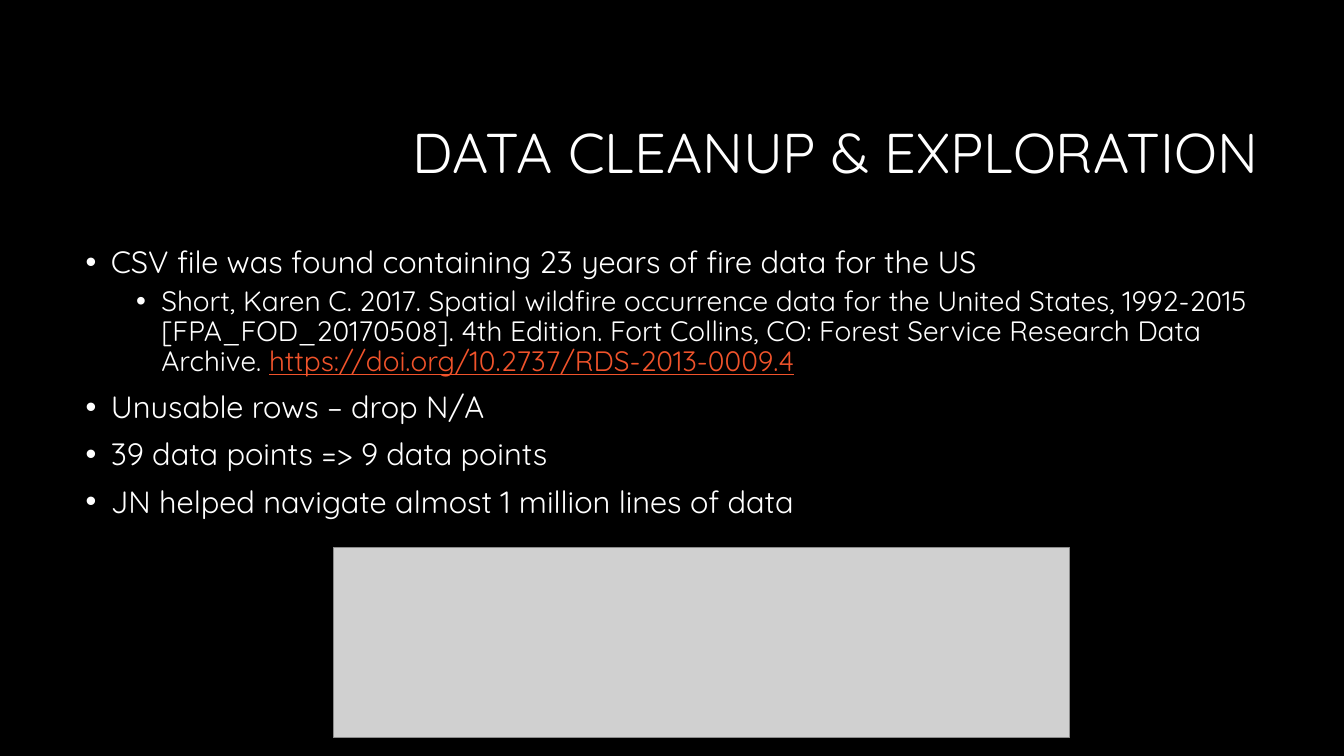
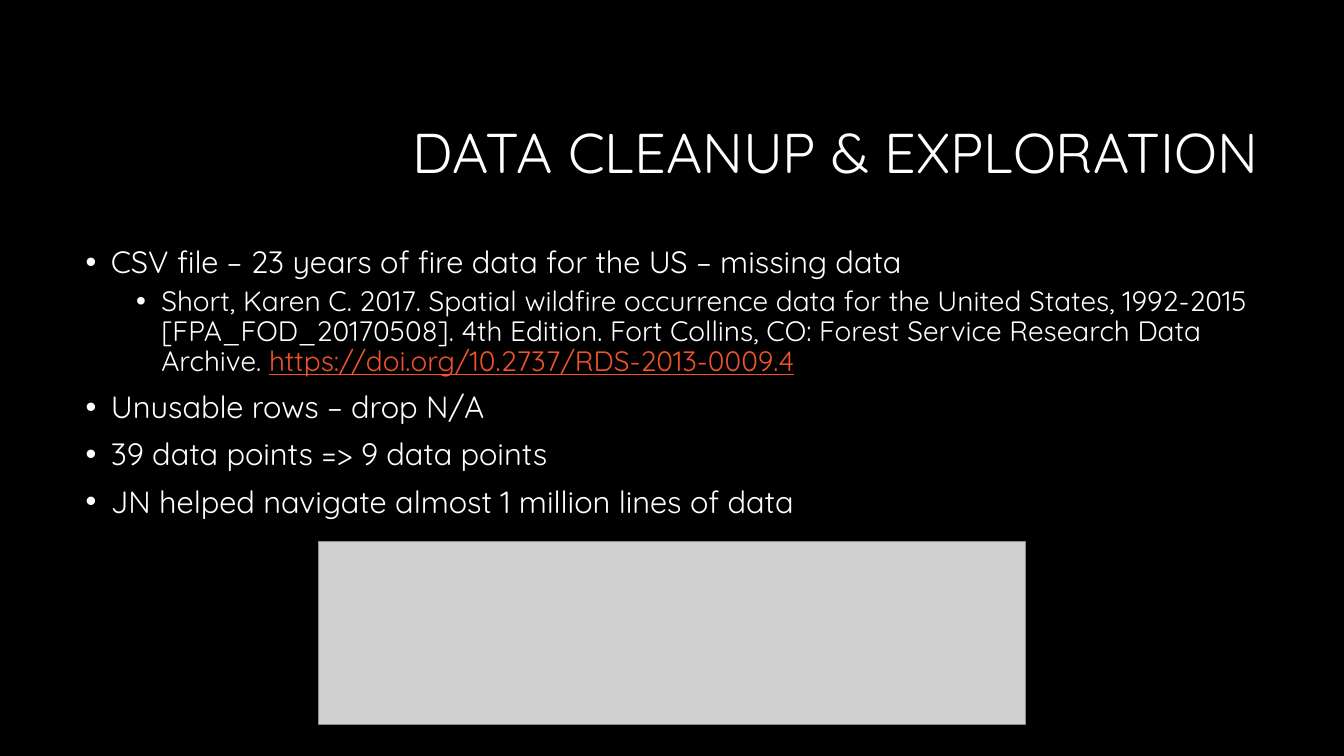
Before and after one commit to nvhabib91/project1, a slide deck: slide 4 of Presentation - Project 1.pptx. Drawn at 1344x756 pixels with LibreOffice and Linux fonts; fonts in the diff are those of the drawing; grey boxes stand for pictures; background and template pictures are left out. Boxes give left, top, right and bottom in pixels: in the first picture for what was removed or moved away, otherwise in the second. Text is boxed around its words. In the diff, an @@ line names an element or a change of style, - is before the commit and + after.

```diff
--- a/Presentation - Project 1.pptx
+++ b/Presentation - Project 1.pptx
@@ text at box(111, 250, 901, 279): text changed @@
-• CSV file was found containing 23 years of fire data for the US
+• CSV file – 23 years of fire data for the US – missing data
@@ picture: place and size @@
-picture at box(334, 547, 1070, 738)
+picture at box(319, 541, 1025, 725)
```
Also in this commit, not shown: 7 other slides changed, 1 slide removed, 1 other file.
